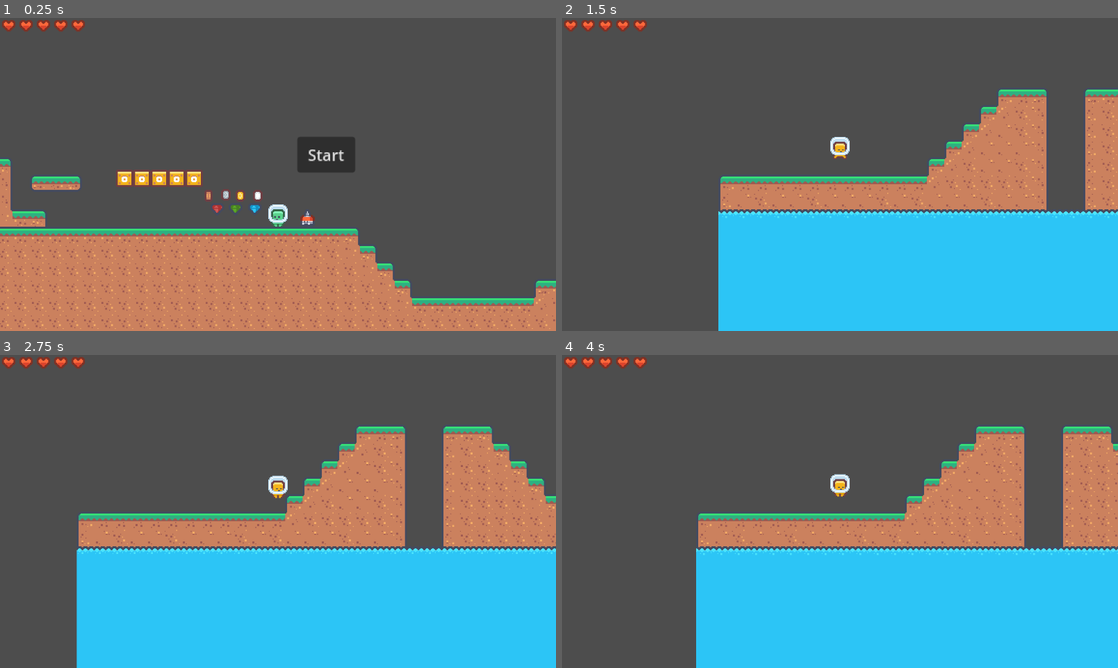
Above: before the commit, frames 1-4 (two rows, left to right).
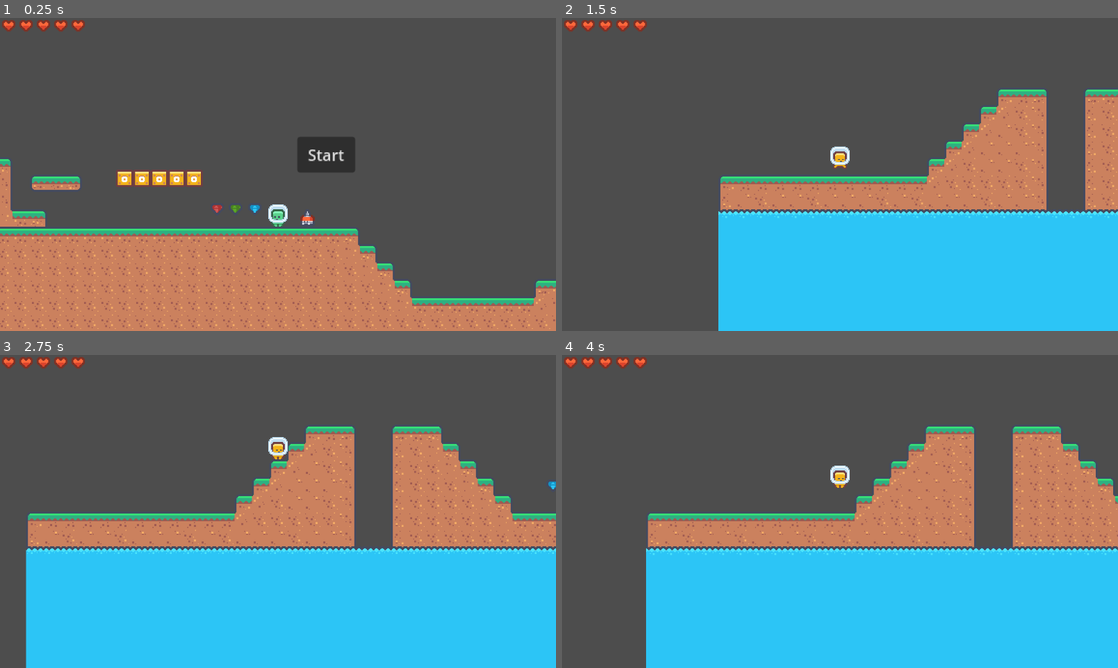
Above: after the commit, the same moments.

Repository: philipheindel/GodotPlatformer
Game: Godot game, scene res://main.tscn
Two runs of this game, one before a commit and one after it. Both use one fixed random seed, a clock stepped at 60 frames per second and the inputs below.
Inputs:
- Up to frame 1 (0.25 s): no input
- Up to frame 2 (1.5 s): click "Start" at 0.5 s; tap Enter (ui_accept) at 1.25 s; hold Right (ui_right) from 1.28 s (still down); hold Enter (ui_accept) from 1.28 s (still down)
- Up to frame 3 (2.75 s): keep holding Right (ui_right); release Enter (ui_accept) at 2.03 s; tap Enter (ui_accept) at 2.1, 2.27, 2.57 s
- Up to frame 4 (4 s): release Right (ui_right) at 2.78 s; hold Left (ui_left) 2.78-3.53 s; hold Enter (ui_accept) 2.78-3.53 s; hold Right (ui_right) from 3.53 s (still down); tap Enter (ui_accept) at 3.6, 3.77 s

The runs differ from the first frame. In frame 1, 0.2% of the frame differs, in the area x 36-48%, y 54-63%; in frame 2, 0.3%; in frame 3, 18%, in the area x 4-100%, y 22-100%; in frame 4, 16%.

Commit message:
A bit of cleanup and started re-implementing the player jumping mechanic

Diff:
--- a/entities/player/components/health/health_heart.gd
+++ /dev/null
@@ -1,13 +0,0 @@
-extends AnimatedSprite2D
-
-
-@export var level: int = 2
-
-
-func _ready() -> void:
-	animation = "2"
-
-
-func hit() -> void:
-	level -= 1
-	animation = str(level)
--- a/entities/player/components/health/health_heart.tscn
+++ b/entities/player/components/health/health_heart.tscn
@@ -1,7 +1,6 @@
-[gd_scene load_steps=7 format=3 uid="uid://cb5bh8dbfpq3b"]
+[gd_scene load_steps=6 format=3 uid="uid://cb5bh8dbfpq3b"]
 
 [ext_resource type="Texture2D" uid="uid://vq1npgur3g83" path="res://assets/sprites/level/tilemap_packed_alt.png" id="1_0st5e"]
-[ext_resource type="Script" path="res://entities/player/components/health/health_heart.gd" id="2_6kwye"]
 
 [sub_resource type="AtlasTexture" id="AtlasTexture_2xkeb"]
 atlas = ExtResource("1_0st5e")
@@ -45,4 +44,3 @@
 [node name="Health_Heart" type="AnimatedSprite2D"]
 sprite_frames = SubResource("SpriteFrames_1b45d")
 animation = &"2"
-script = ExtResource("2_6kwye")
--- a/entities/player/player.gd
+++ b/entities/player/player.gd
@@ -22,13 +22,14 @@
 var jump_total: float = 0.0
 
 
-func _ready():
+func _ready() -> void:
 	$AnimatedSprite2D.animation = _get_animation("idle")
 	$AnimatedSprite2D.play()
 	$Camera2D.set_as_top_level(true)
 	$Camera2D/Health.max = health
 
-func _process(delta):
+
+func _process(_delta) -> void:
 	$Camera2D.position.x = position.x
 	#$Camera2D.position.x = $".".position.x
 	if velocity.y != 0:
@@ -38,19 +39,41 @@
 	pass
 
 
-func _physics_process(delta):
+func _physics_process(delta) -> void:
+	if not is_on_floor():
+		velocity.y += gravity * delta
+
 	if not is_on_floor():
 		velocity.y += gravity * delta
 	else:
 		falling = false
 
-	if velocity.y > 0:
-		falling = true
+	#if velocity.y > 0:
+		#falling = true
+	#
+	#if (Input.is_action_just_released("ui_up") or Input.is_action_just_released("ui_accept")):
+		#falling = true
+		#jump_total = 0.0
 
-	if (Input.is_action_just_released("ui_up") or Input.is_action_just_released("ui_accept")):
-		falling = true
-		jump_total = 0.0
+	if (Input.is_action_just_released("ui_up") or Input.is_action_just_released("ui_accept")) and velocity.y < 0:
+		velocity.y = JUMP_VELOCITY / 4
 
+	if (Input.is_action_just_pressed("ui_up") or Input.is_action_just_pressed("ui_accept")):
+		velocity.y = JUMP_VELOCITY
+
+	var direction = Input.get_axis("ui_left", "ui_right")
+	if direction:
+		$AnimatedSprite2D.animation = _get_animation("walking")
+		if direction == 1:
+			$AnimatedSprite2D.flip_h = true
+		elif direction == -1:
+			$AnimatedSprite2D.flip_h = false
+		velocity.x = direction * SPEED
+	else:
+		velocity.x = move_toward(velocity.x, 0, SPEED)
+		$AnimatedSprite2D.animation = _get_animation("idle")
+	move_and_slide()
+	return
 	if not falling and (Input.is_action_pressed("ui_up") or Input.is_action_pressed("ui_accept")):
 		velocity.y = JUMP_VELOCITY * (jump_total * 10)
 		jump_total += delta
@@ -58,8 +81,7 @@
 			falling = true
 			jump_total = 0.0
 
-
-	var direction = Input.get_axis("ui_left", "ui_right")
+	direction = Input.get_axis("ui_left", "ui_right")
 	if direction:
 		$AnimatedSprite2D.animation = _get_animation("walking")
 		if direction == 1:
@@ -86,7 +108,7 @@
 	coin_count += 1
 
 
-func hurt():
+func hurt() -> void:
 	health -= 1
 	$Camera2D/Health.update(health)
 	if health == 0:
--- a/items/coin/coin.tscn
+++ b/items/coin/coin.tscn
@@ -148,7 +148,7 @@
 [node name="Coin" type="AnimatedSprite2D" parent="."]
 sprite_frames = SubResource("SpriteFrames_aix7a")
 animation = &"bronze"
-frame_progress = 0.448954
+frame_progress = 0.197127
 
 [node name="Area2D" type="Area2D" parent="Coin"]
 
--- a/items/gem/gem.tscn
+++ b/items/gem/gem.tscn
@@ -196,7 +196,7 @@
 [node name="AnimatedSprite2D" type="AnimatedSprite2D" parent="."]
 sprite_frames = SubResource("SpriteFrames_vlx2j")
 animation = &"blue"
-frame_progress = 0.0323622
+frame_progress = 0.593027
 
 [node name="Area2D" type="Area2D" parent="AnimatedSprite2D"]
 
--- a/main.tscn
+++ b/main.tscn
@@ -1,10 +1,9 @@
-[gd_scene load_steps=8 format=3 uid="uid://com6enwuw43xy"]
+[gd_scene load_steps=7 format=3 uid="uid://com6enwuw43xy"]
 
 [ext_resource type="PackedScene" uid="uid://d0wf6oq4pnobl" path="res://levels/tile_map.tscn" id="1_pml2k"]
 [ext_resource type="Script" path="res://main.gd" id="1_sirwo"]
 [ext_resource type="PackedScene" uid="uid://q60upyhtmqod" path="res://entities/player/player.tscn" id="2_tpj0s"]
 [ext_resource type="PackedScene" uid="uid://qvq28rkkouix" path="res://entities/coin_block/coin_block.tscn" id="3_xiees"]
-[ext_resource type="PackedScene" uid="uid://uqyuj5qrdujq" path="res://items/coin/coin.tscn" id="4_bg0oh"]
 [ext_resource type="PackedScene" uid="uid://b0yf2ne02xmlj" path="res://entities/drill_head/drill_head.tscn" id="6_so0t6"]
 [ext_resource type="PackedScene" uid="uid://c7a0poe57ccya" path="res://items/gem/gem.tscn" id="7_efooy"]
 
@@ -38,21 +37,6 @@
 [node name="Coin_Block5" parent="." instance=ExtResource("3_xiees")]
 position = Vector2(440, 4)
 
-[node name="Coin" parent="." instance=ExtResource("4_bg0oh")]
-position = Vector2(578, 22)
-coin_type = "Platinum"
-
-[node name="Coin2" parent="." instance=ExtResource("4_bg0oh")]
-position = Vector2(560, 22)
-coin_type = "Gold"
-
-[node name="Coin3" parent="." instance=ExtResource("4_bg0oh")]
-position = Vector2(527, 22)
-
-[node name="Coin4" parent="." instance=ExtResource("4_bg0oh")]
-position = Vector2(545, 21)
-coin_type = "Silver"
-
 [node name="Button" type="Button" parent="."]
 offset_left = 619.0
 offset_top = -39.0
